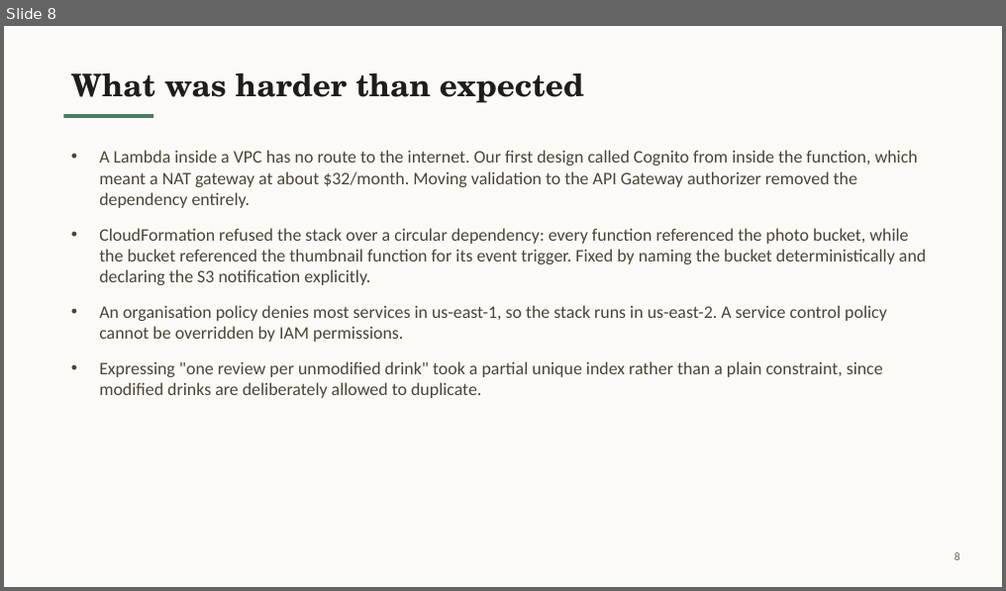
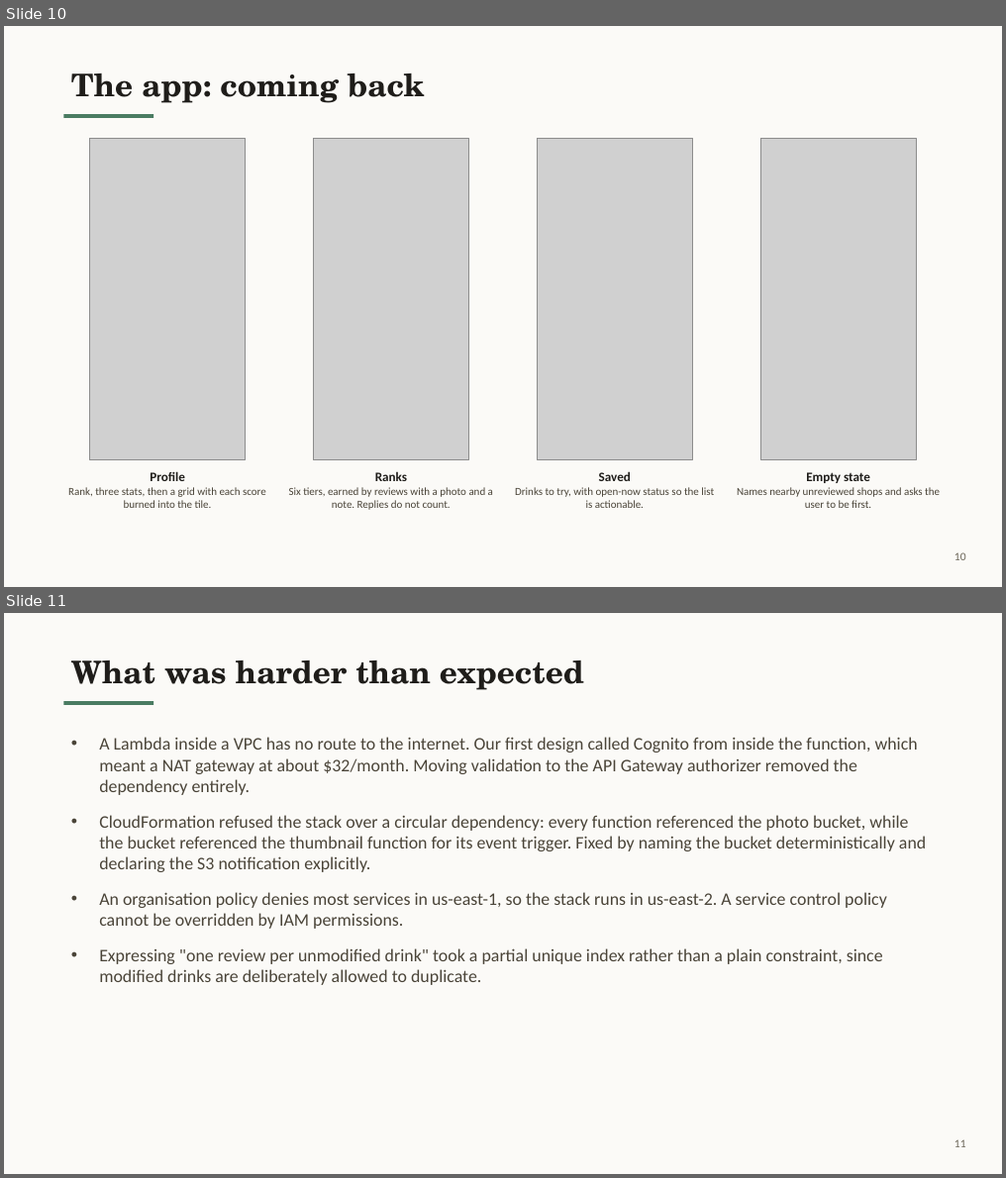
Before and after one commit to MangakingO/Sip, a slide deck: sip-repo/docs/GroupNN-Sip.pptx. Shown one above the other, each under a label of ours: slide 8 before the commit, slides 10 and 11 after it. The pictures are 1006x591 and 1006x1178 pixels, drawn with LibreOffice and Linux fonts; fonts in the diff are those of the drawing; grey boxes stand for pictures. Boxes give left, top, right and bottom in pixels: in the first picture for what was removed or moved away, otherwise in the second. Text is boxed around its words. In the diff, an @@ line names an element or a change of style, - is before the commit and + after.

```diff
--- a/sip-repo/docs/GroupNN-Sip.pptx
+++ b/sip-repo/docs/GroupNN-Sip.pptx
@@ slide 10 added at <box>4,26,1002,587</box>, background #FBFAF7; not listed: 1 template element that a slide beside it also shows @@
@@ title added at <box>71,74,425,103</box>, 30 pt, text #1F1D1A, bold @@
+The app: coming back
@@ picture added at <box>89,138,245,461</box> @@
@@ picture added at <box>313,138,469,461</box> @@
@@ picture added at <box>537,138,693,461</box> @@
@@ picture added at <box>761,138,917,461</box> @@
@@ text added at <box>68,472,266,508</box>, 10.5 pt, text #4A4438 @@
+Profile
+Rank, three stats, then a grid with each score burned into the tile.
@@ text added at <box>289,472,493,510</box>, 10.5 pt, text #4A4438 @@
+Ranks
+Six tiers, earned by reviews with a photo and a note. Replies do not count.
@@ text added at <box>515,472,714,508</box>, 10.5 pt, text #4A4438 @@
+Saved
+Drinks to try, with open-now status so the list is actionable.
@@ text added at <box>737,472,940,508</box>, 10.5 pt, text #4A4438 @@
+Empty state
+Names nearby unreviewed shops and asks the user to be first.
@@ page number added at <box>954,553,966,561</box>, 11 pt, text #6B6558 @@
+10
@@ what was slide 8 is now slide 11 @@
@@ page number at <box>954,1140,966,1148</box>: text changed @@
-8
+11
```
Also in this commit, not shown: 3 other slides added, 1 slide removed, 3 other files.
